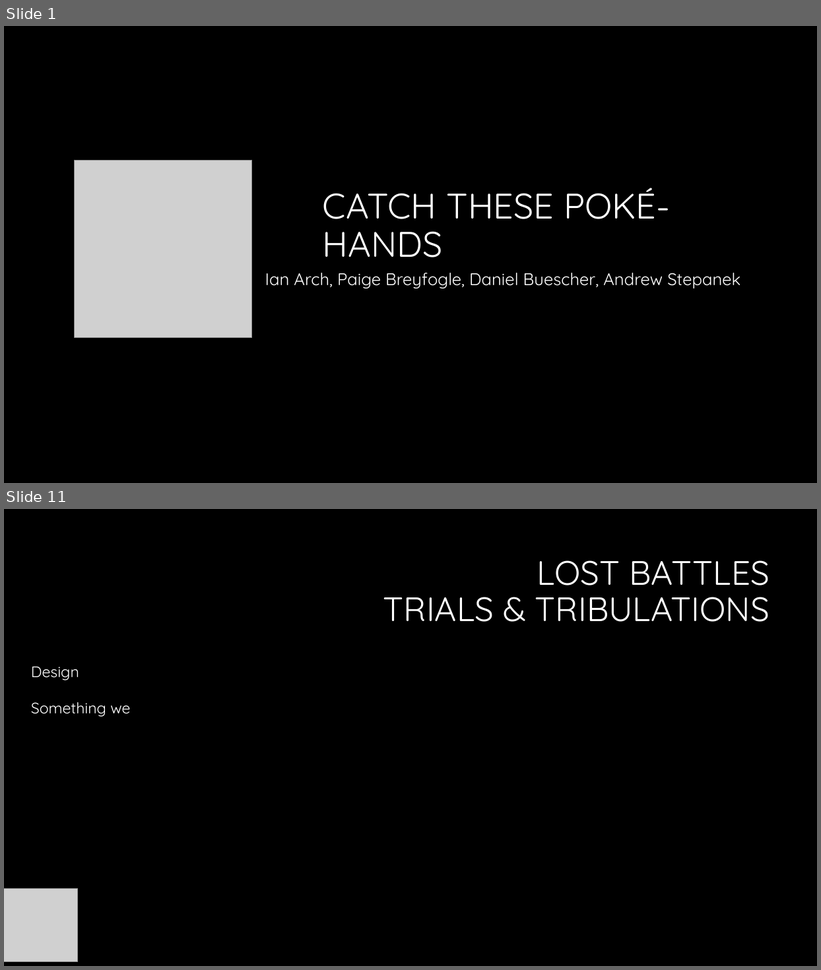
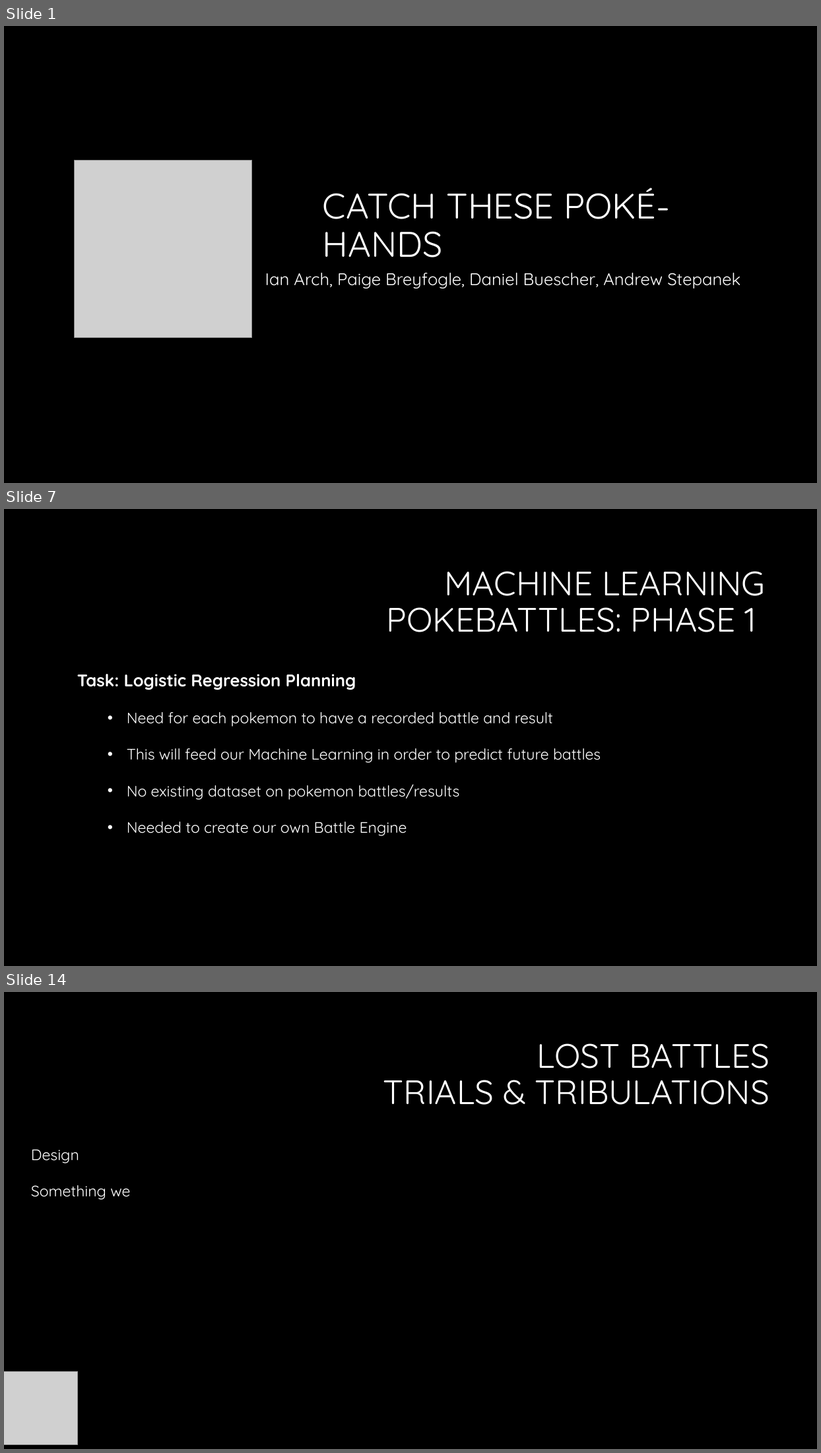
Before and after one commit to Dbuescher8/Final-Project, a slide deck: Final Presentation.pptx. Shown one above the other, each under a label of ours: slides 1 and 11 before the commit, slides 1, 7 and 14 after it; the slides between them are not shown. The pictures are 821x970 and 821x1453 pixels, drawn with LibreOffice and Linux fonts; fonts in the diff are those of the drawing; grey boxes stand for pictures; background and template pictures are left out. Boxes give left, top, right and bottom in pixels: in the first picture for what was removed or moved away, otherwise in the second. Text is boxed around its words. In the diff, an @@ line names an element or a change of style, - is before the commit and + after.

```diff
--- a/Final Presentation.pptx
+++ b/Final Presentation.pptx
@@ slide 7 added at <box>4,509,817,966</box>, background #000000 @@
@@ title added at <box>387,571,765,632</box>, 40 pt, text #FFFFFF @@
+MACHINE LEARNING
+POKEBATTLES: PHASE 1
@@ text added at <box>77,674,601,836</box>, 18 pt, text #FFFFFF @@
+  Task: Logistic Regression Planning
+    • Need for each pokemon to have a recorded battle and result
+    • This will feed our Machine Learning in order to predict future battles
+    • No existing dataset on pokemon battles/results
+    • Needed to create our own Battle Engine
@@ what was slide 11 is now slide 14 @@
```
Also in this commit, not shown: 3 slides changed, 8 other slides added, 6 slides removed, 1 other file.
